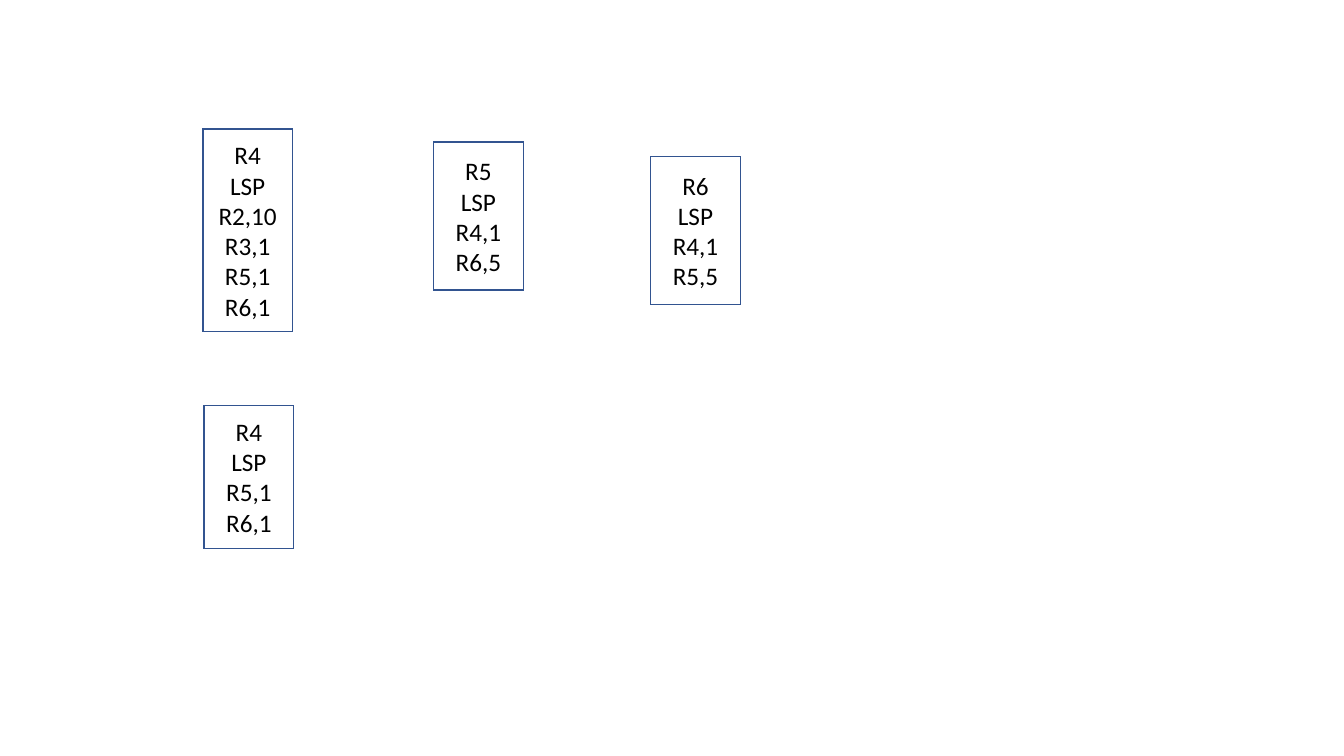
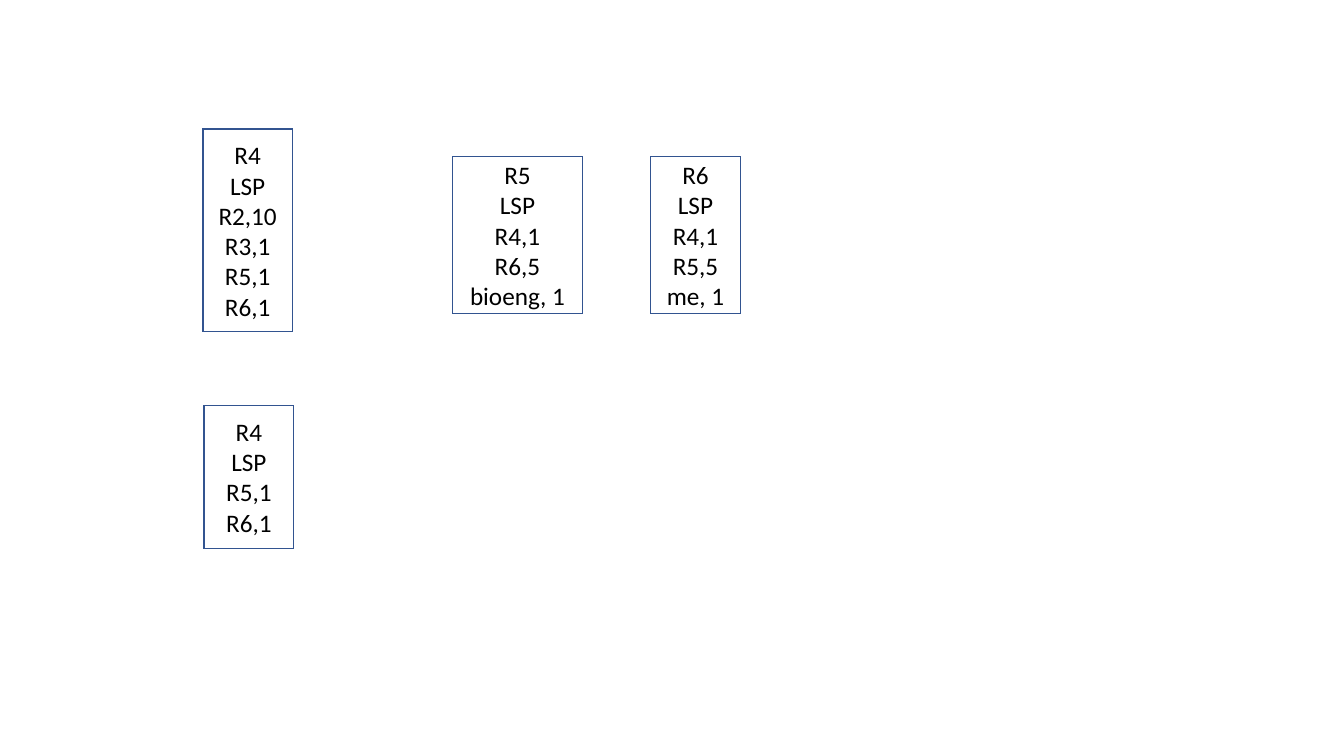
Before and after one commit to nimadastmalchi/F22, a slide deck: slide 2 of CS118/hw4/problem2.pptx. Drawn at 1344x756 pixels with LibreOffice and Linux fonts; fonts in the diff are those of the drawing. Boxes give left, top, right and bottom in pixels: in the first picture for what was removed or moved away, otherwise in the second. Text is boxed around its words. In the diff, an @@ line names an element or a change of style, - is before the commit and + after.

```diff
--- a/CS118/hw4/problem2.pptx
+++ b/CS118/hw4/problem2.pptx
@@ rectangle "R5": place and size @@
-rectangle "R5" at (434,142,523,290)
+rectangle "R5" at (453,156,583,314)
@@ rectangle "R6": place and size @@
-rectangle "R6" at (651,156,741,304)
+rectangle "R6" at (651,156,741,314)
@@ text in rectangle at (470,287,565,310): paragraph added @@
+bioeng, 1
@@ text in rectangle at (667,288,724,308): paragraph added @@
+me, 1
```
Also in this commit, not shown: 2 other slides changed, 2 other files.
